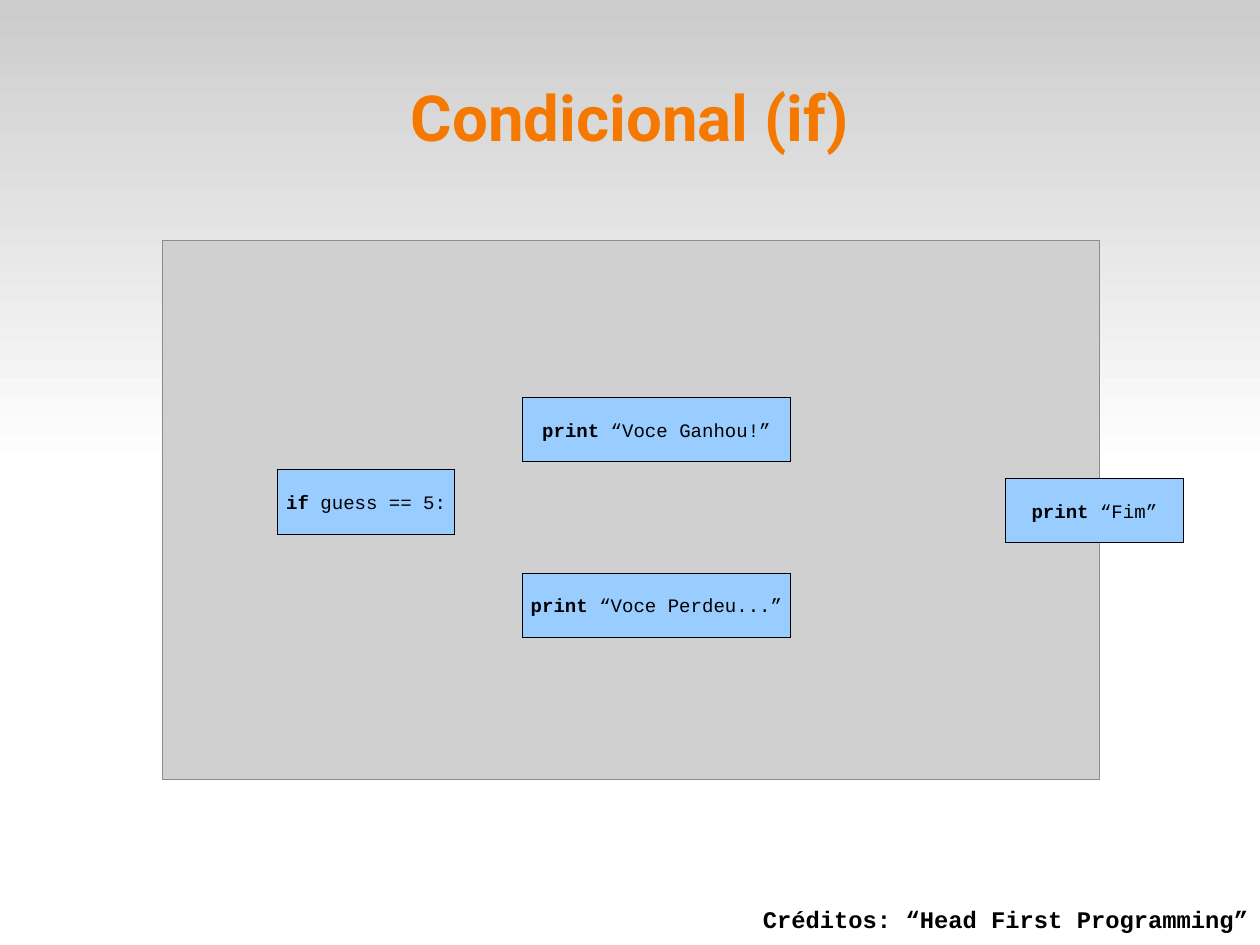
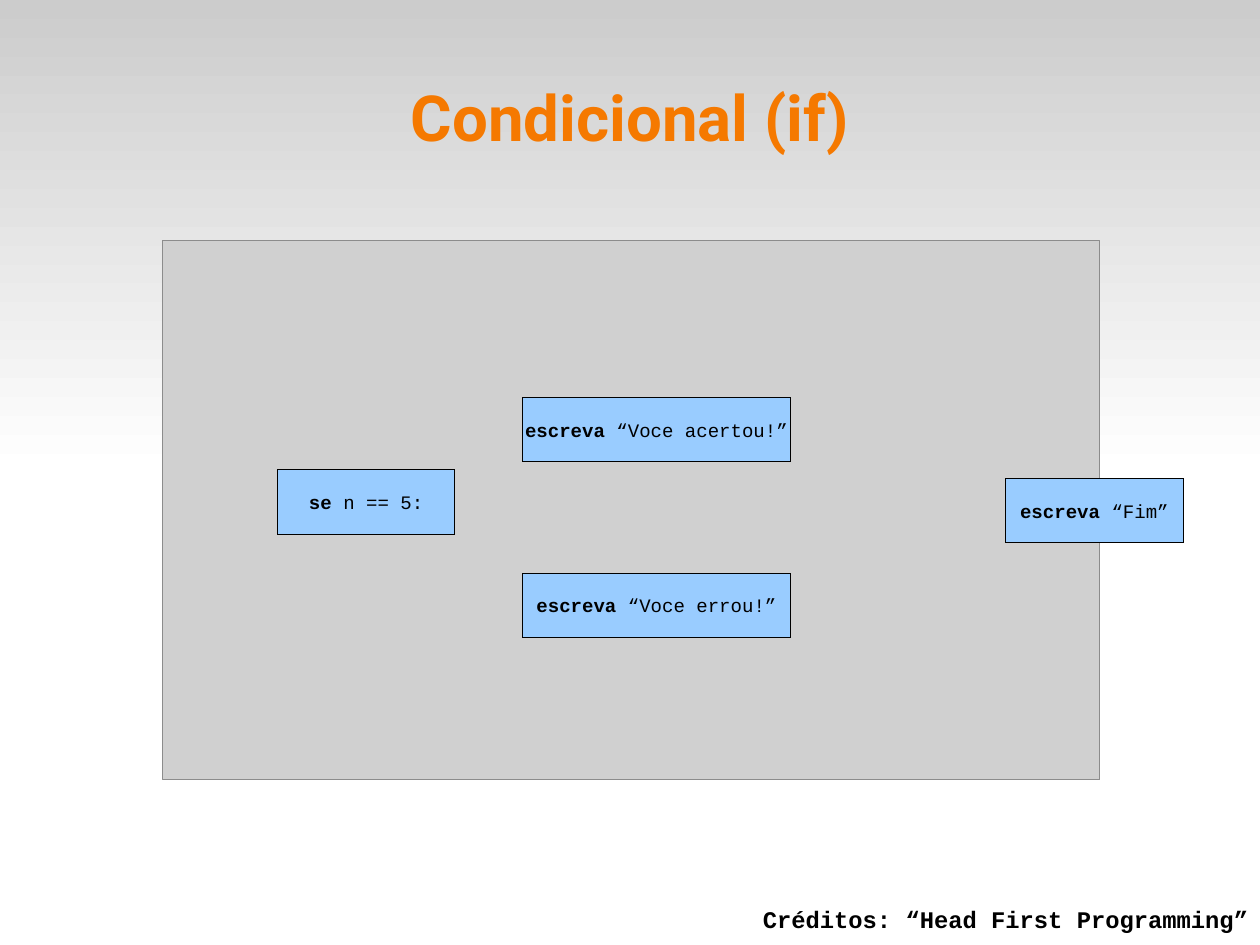
Before and after one commit to fsantanna-uerj/IPD, a slide deck: slide 17 of slides/ipd-03.odp. Drawn at 1260x945 pixels with LibreOffice and Linux fonts; fonts in the diff are those of the drawing; grey boxes stand for pictures. Boxes give left, top, right and bottom in pixels: in the first picture for what was removed or moved away, otherwise in the second. Text is boxed around its words. In the diff, an @@ line names an element or a change of style, - is before the commit and + after.

```diff
--- a/slides/ipd-03.odp
+++ b/slides/ipd-03.odp
@@ text in rectangle at [525,424,788,438]: text changed @@
-print “Voce Ganhou!”
+escreva “Voce acertou!”
@@ text in rectangle at [309,496,423,510]: text changed @@
-if guess == 5:
+se n == 5:
@@ text in rectangle at [1020,505,1169,519]: text changed @@
-print “Fim”
+escreva “Fim”
@@ text in rectangle at [536,599,776,613]: text changed @@
-print “Voce Perdeu...”
+escreva “Voce errou!”
```
Also in this commit, not shown: 9 other slides changed, 3 slides added, 3 slides removed, 4 other files.
